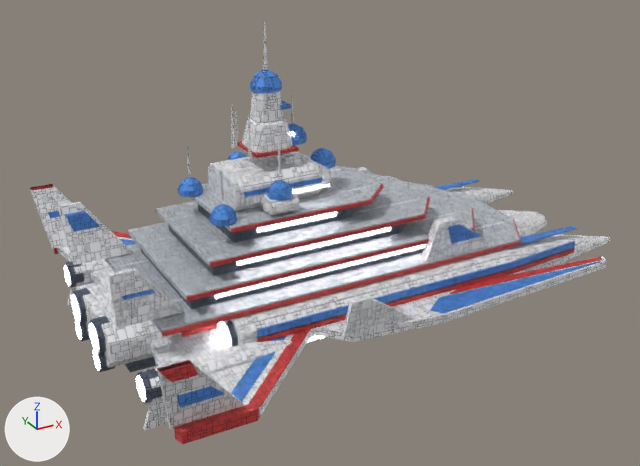
The glTF model prototype/test-game/content/ships/air_lod0.glb: old version first, new version second.
Camera for both pictures: a camera (50 mm lens) standing at (-16.3, -27.0, 15.1) and looking at (-1.7, -0.3, 1.7). Lighting does not change. The marker at lower left points along +X, +Y and +Z. The first picture is the older version. Vertices at exactly the same position are counted once.

Before the edit, the objects in view are built like this:
```python
ob_air_lod0_body = bpy.data.objects.new('air_lod0_body', me_air_lod0_body)
ob_air_lod0_body.location = (0.0, 0.0, 0.0)
ob_air_lod0_glow = bpy.data.objects.new('air_lod0_glow', me_air_lod0_glow)
ob_air_lod0_glow.location = (0.0, 0.0, 0.0)
```
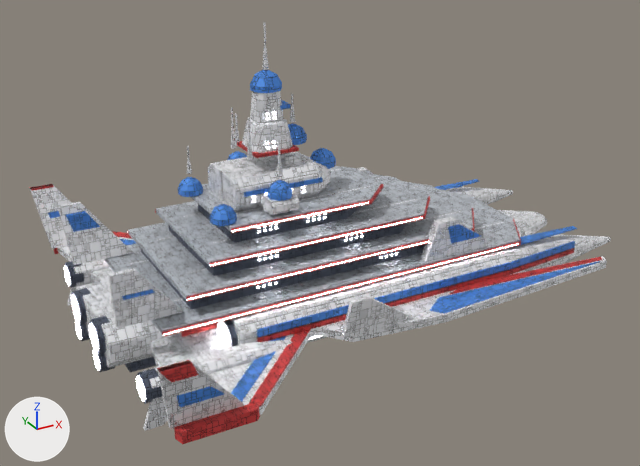
Boxes [x1, y1, x2, y2] around the edits, measured in the pictures (640 x 466 px):
'air_lod0_body', surface changed
    both: [32, 22, 598, 437]
part 1 of me_air_lod0_glow, rebuilt (mostly hidden)
    before: [308, 336, 325, 342]
    after: [309, 336, 322, 340]
part 2 of me_air_lod0_glow, cut back
    before: [215, 184, 425, 299]
    after: [127, 112, 519, 335]

The change, as a list of edits to the scene's bpy script:
```text
Add img_panel_rough:
    img_panel_rough = load_image('panel_rough', '_unpacked/panel_rough', 1024, 1024, 'Non-Color')
Change mat_ship_body:
    where n0 = _N.new('ShaderNodeBsdfPrincipled'); n0.name = 'Principled BSDF'
    remove n0.inputs[1].default_value = 0.2  # 'Metallic'
    add n7 = _N.new('ShaderNodeSeparateColor'); n7.name = 'Separate Color'
    add n6 = _N.new('ShaderNodeTexImage'); n6.name = 'Image Texture.001'
    add n6.image = img_panel_rough
    remove n6 = _N.new('ShaderNodeTexImage'); n6.name = 'Image Texture.001'
    remove n6.image = img_panel_normal
    add n8 = _N.new('ShaderNodeTexImage'); n8.name = 'Image Texture.002'
    add n8.image = img_panel_normal
    where n5 = _N.new('ShaderNodeNormalMap'); n5.name = 'Normal Map'
    remove _L.new(n6.outputs[0], n5.inputs[1])  # 'Color' to 'Color'
    add _L.new(n7.outputs[2], n0.inputs[1])  # 'Blue' to 'Metallic'
    add _L.new(n7.outputs[1], n0.inputs[2])  # 'Green' to 'Roughness'
    add _L.new(n6.outputs[0], n7.inputs[0])  # 'Color' to 'Color'
    add _L.new(n8.outputs[0], n5.inputs[1])  # 'Color' to 'Color'
Change me_air_lod0_glow:
    used by ob_air_lod0_glow; location = (0.0, 0.0, 0.0)
    remove me_air_lod0_glow.from_pydata(...)  # 332 vertices, 532 faces; spans x -10.64..4.25, y -4.77..4.77, z -1.04..5.87
    add me_air_lod0_glow.from_pydata(...)  # 1568 vertices, 2384 faces; spans x -10.64..5.3, y -4.77..4.77, z -0.98..6.7
    me_air_lod0_glow part 1: the loose piece of 8 vertices spanning x -5.0..3.0, y -3.98..-3.94, z -0.35..-0.25 is rebuilt with 8 vertices and now spans x -5.0..3.0, y -3.97..-3.95, z -0.29..-0.25
    me_air_lod0_glow part 2: 4 vertices moved from x -7.2..-4.8, y -4.64..-4.56, z -0.23 to x -7.2..-4.8, y -4.64..-4.56, z -0.22; 72 vertices removed from x -7.85..4.25, y -2.97..2.58, z 0.81..4.04; 1176 vertices added at x -9.0..5.3, y -3.47..3.07, z -0.92..6.7
    other edits to the shape of me_air_lod0_glow do not show in these pictures
```
